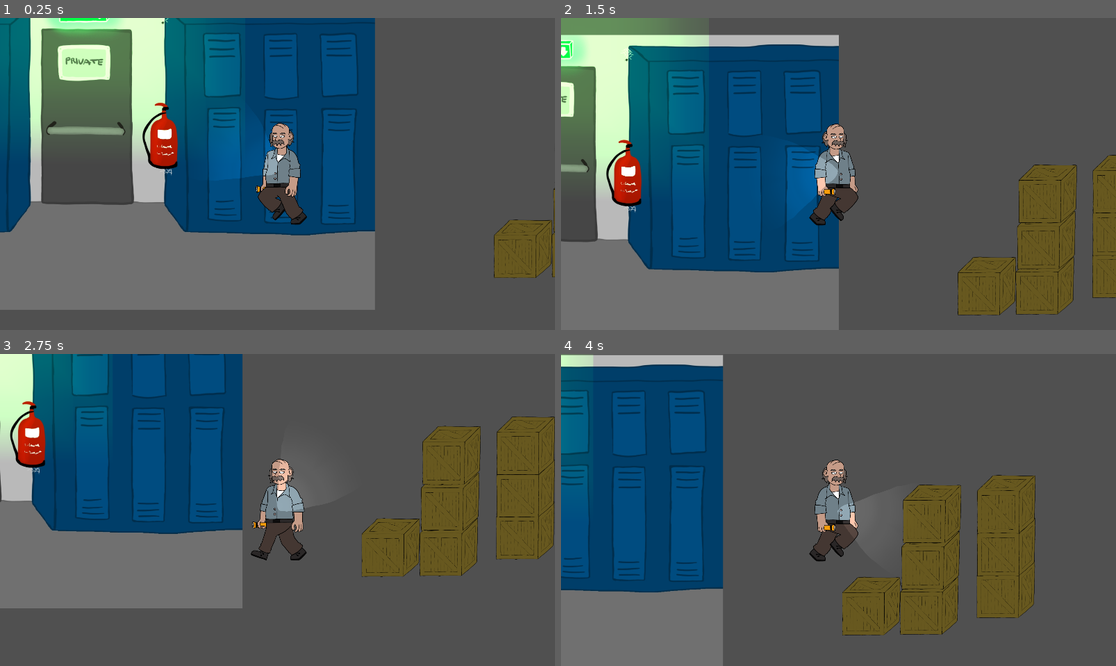
Above: before the commit, frames 1-4 (two rows, left to right).
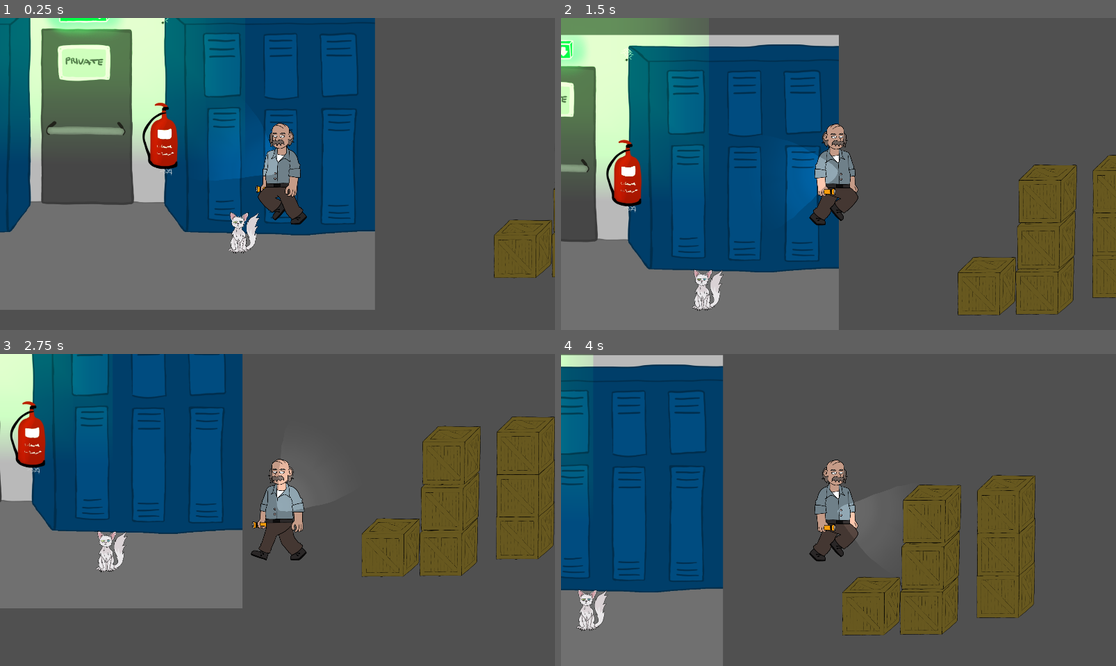
Above: after the commit, the same moments.

Repository: lennovative/ggj21
Game: Godot game, scene res://Scenes/Level.tscn
Two runs of this game, one before a commit and one after it. Both use one fixed random seed, a clock stepped at 60 frames per second and the inputs below. Sound files missing from this copy of the repository are replaced by a short silence.
Inputs (mouse positions are in pixels of both pictures, inside the frame that each line leads up to):
- Up to frame 1 (0.25 s): no input
- Up to frame 2 (1.5 s): move the mouse to (960, 158) at 0.52 s; hold D (right_button) from 0.53 s (still down); tap E (collect) at 0.6, 1.35 s; tap Space (jump_button) at 0.77 s; move the mouse to (727, 189) at 1.27 s
- Up to frame 3 (2.75 s): tap Space (jump_button) at 1.52 s; move the mouse to (333, 441) at 2.02 s; release D (right_button) at 2.03 s; hold A (left_button) from 2.03 s (still down); tap E (collect) at 2.1 s
- Up to frame 4 (4 s): move the mouse to (810, 572) at 2.77 s; release A (left_button) at 2.78 s; hold D (right_button) from 2.78 s (still down); tap E (collect) at 2.85, 3.6 s; tap Space (jump_button) at 3.02, 3.77 s; move the mouse to (1005, 556) at 3.52 s

The runs differ from the first frame. In frame 1, 0.5% of the frame differs, in the area x 41-47%, y 62-76%; in frame 2, 0.4%; in frame 3, 0.4%; in frame 4, 0.4%.

Commit message:
fixed level script position in other branch as well as button press issue

Diff:
--- a/Scenes/Items/item_cat.tscn
+++ b/Scenes/Items/item_cat.tscn
@@ -6,8 +6,8 @@
 [sub_resource type="GDScript" id=1]
 script/source = "extends Sprite
 
-var audioPlayer =  get_child(0)
-var timer = get_child(1)
+onready var audioPlayer =  get_node(\"Nyan\")
+onready var timer = get_node(\"Timer\")
 
 func _on_AudioStreamPlayer2D_finished():
 	timer.wait_time = rand_range(1, 10)
@@ -21,11 +21,11 @@
 texture = ExtResource( 1 )
 script = SubResource( 1 )
 
-[node name="AudioStreamPlayer2D" type="AudioStreamPlayer2D" parent="."]
+[node name="Nyan" type="AudioStreamPlayer2D" parent="."]
 stream = ExtResource( 2 )
 autoplay = true
 bus = "SFX"
 
 [node name="Timer" type="Timer" parent="."]
-[connection signal="finished" from="AudioStreamPlayer2D" to="." method="_on_AudioStreamPlayer2D_finished"]
+[connection signal="finished" from="Nyan" to="." method="_on_AudioStreamPlayer2D_finished"]
 [connection signal="timeout" from="Timer" to="." method="_on_Timer_timeout"]
--- a/Scenes/Level.tscn
+++ b/Scenes/Level.tscn
@@ -7,11 +7,13 @@
 [ext_resource path="res://Assets/Graphics/Background_private_new.jpg" type="Texture" id=5]
 [ext_resource path="res://Scenes/Shelf.tscn" type="PackedScene" id=6]
 [ext_resource path="res://Assets/Graphics/flat_grey_4px.png" type="Texture" id=7]
+[ext_resource path="res://Scripts/Level.gd" type="Script" id=8]
 
 [sub_resource type="RectangleShape2D" id=1]
 extents = Vector2( 537.77, 10 )
 
 [node name="Level" type="Node2D"]
+script = ExtResource( 8 )
 
 [node name="Player" parent="." instance=ExtResource( 2 )]
 position = Vector2( 622.809, 895 )
--- a/Scenes/Player.tscn
+++ b/Scenes/Player.tscn
@@ -4,11 +4,10 @@
 [ext_resource path="res://Scripts/Player.gd" type="Script" id=2]
 [ext_resource path="res://Assets/Graphics/light_cone.png" type="Texture" id=3]
 
-
-[sub_resource type="RectangleShape2D" id=9]
+[sub_resource type="RectangleShape2D" id=1]
 extents = Vector2( 108.92, 287.716 )
 
-[sub_resource type="Animation" id=5]
+[sub_resource type="Animation" id=2]
 resource_name = "idleleft"
 length = 0.3
 tracks/0/type = "value"
@@ -72,8 +71,7 @@
 "values": [ 3 ]
 }
 
-[sub_resource type="Animation" id=3]
-resource_name = "walkleft"
+[sub_resource type="Animation" id=6]
 length = 0.7
 tracks/0/type = "value"
 tracks/0/path = NodePath("Sprite:frame")
@@ -88,8 +86,7 @@
 "values": [ 10, 11, 12, 13, 14, 15, 16, 17 ]
 }
 
-[sub_resource type="Animation" id=4]
-resource_name = "walkright"
+[sub_resource type="Animation" id=7]
 length = 0.7
 tracks/0/type = "value"
 tracks/0/path = NodePath("Sprite:frame")
@@ -134,12 +131,12 @@
 
 [node name="drop_timer" type="Timer" parent="."]
 one_shot = true
-[connection signal="timeout" from="drop_timer" to="." method="drop_item"]
 
 [node name="AnimationPlayer" type="AnimationPlayer" parent="."]
-anims/idleleft = SubResource( 5 )
-anims/idleright = SubResource( 6 )
-anims/jumpleft = SubResource( 7 )
-anims/jumpright = SubResource( 8 )
-anims/walkleft = SubResource( 3 )
-anims/walkright = SubResource( 4 )
+anims/idleleft = SubResource( 2 )
+anims/idleright = SubResource( 3 )
+anims/jumpleft = SubResource( 4 )
+anims/jumpright = SubResource( 5 )
+anims/walkleft = SubResource( 6 )
+anims/walkright = SubResource( 7 )
+[connection signal="timeout" from="drop_timer" to="." method="drop_item"]
--- a/Scripts/Player.gd
+++ b/Scripts/Player.gd
@@ -57,11 +57,10 @@
 func light_loop():
 	var mouse = get_global_mouse_position()
 	get_node("light_cone").look_at(mouse)
-	#item loop
-	item_loop()
 
 func item_loop():
 	if Input.is_action_just_pressed("collect"):
+		print("e pressed")
 		if current_item != null:
 			drop_item()
 		elif not items_in_range.empty():
@@ -82,6 +81,7 @@
 	get_parent().add_child(spawn_item)
 	current_item = null
 	item_effects()
+	print("item dropped")
 
 # sets the current item's effect:
 func item_effects():
Not shown: 1 places in Scenes/Level.tscn that only renumber resources
Not shown: 4 places in Scenes/Player.tscn that only renumber resources
Renamed: Scenes/Level.gd -> Scripts/Level.gd
